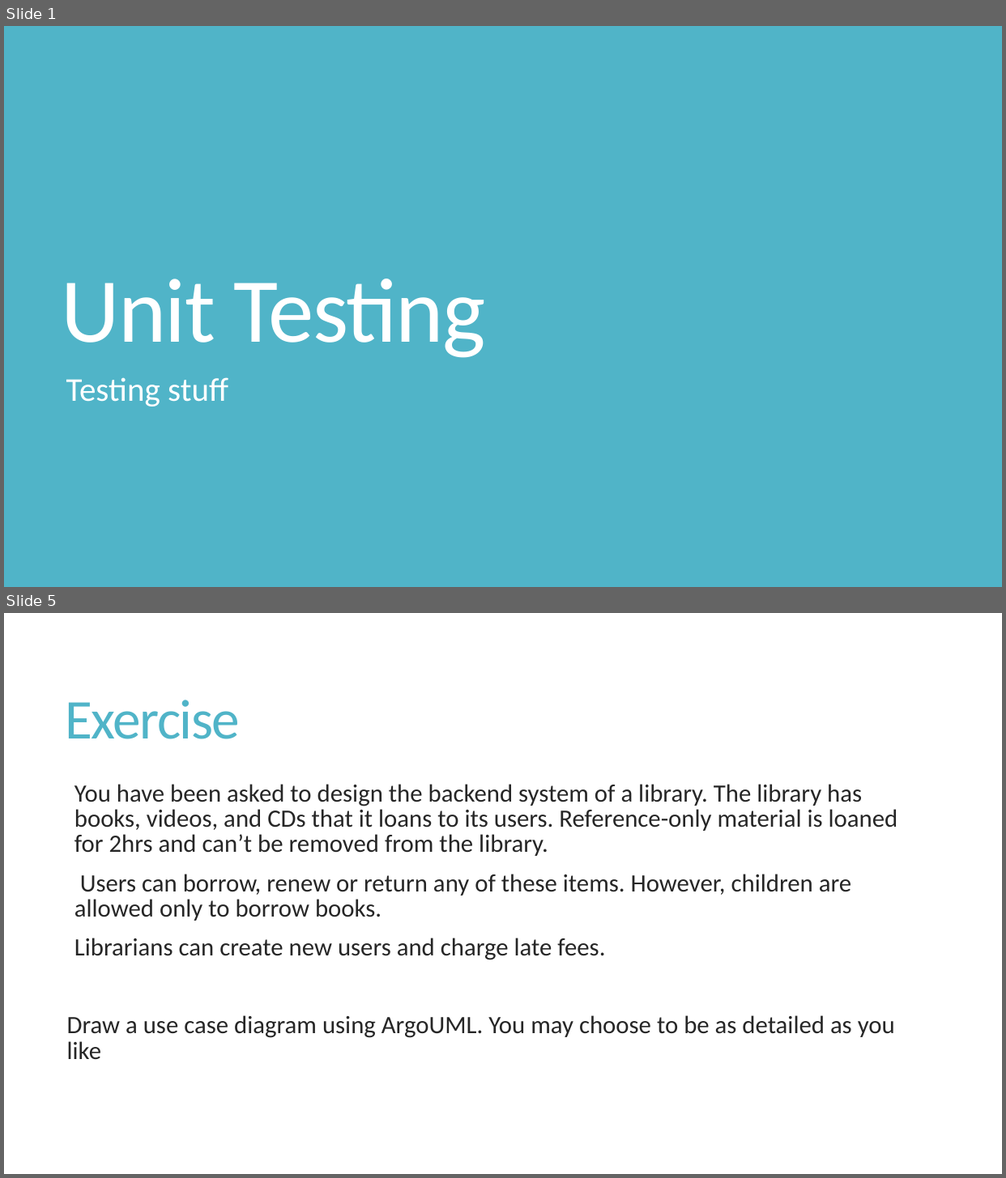
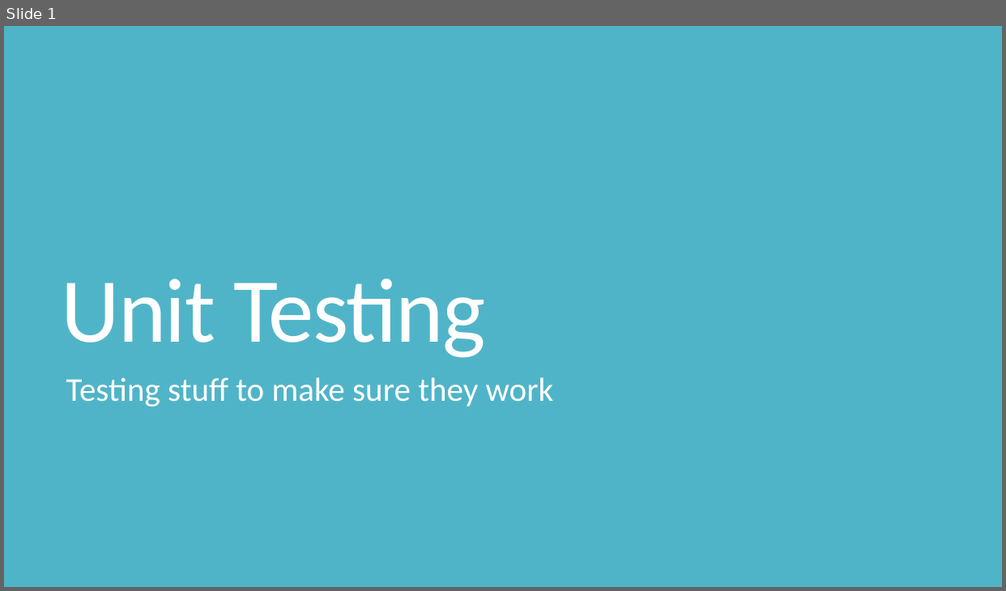
Before and after one commit to shabbir-hussain/ecse321tutorials, a slide deck: 04-UnitTesting.pptx. Shown one above the other, each under a label of ours: slides 1 and 5 before the commit, slide 1 after it; the slides between them are not shown. The pictures are 1006x1178 and 1006x591 pixels, drawn with LibreOffice and Linux fonts; fonts in the diff are those of the drawing. Boxes give left, top, right and bottom in pixels: in the first picture for what was removed or moved away, otherwise in the second. Text is boxed around its words. In the diff, an @@ line names an element or a change of style, - is before the commit and + after.

```diff
--- a/04-UnitTesting.pptx
+++ b/04-UnitTesting.pptx
@@ slide 5 removed at (x1=4, y1=613, x2=1002, y2=1174), background #FFFFFF @@
@@ title removed at (x1=66, y1=700, x2=241, y2=739) @@
-Exercise
@@ text removed at (x1=67, y1=784, x2=898, y2=1059) @@
-  You have been asked to design the backend system of a library. The library has books, videos, and CDs that it loans to its users. Reference-only material is loaned for 2hrs and can’t be removed from the library.
-  Users can borrow, renew or return any of these items. However, children are allowed only to borrow books.
-  Librarians can create new users and charge late fees.
-Draw a use case diagram using ArgoUML. You may choose to be as detailed as you like
@@ slide 1 changed as well @@
@@ subtitle at (x1=66, y1=378, x2=554, y2=407): text changed @@
-Testing stuff
+Testing stuff to make sure they work
```
Also in this commit, not shown: 1 other slide changed, 19 slides added, 11 other slides removed, 11 other files.
